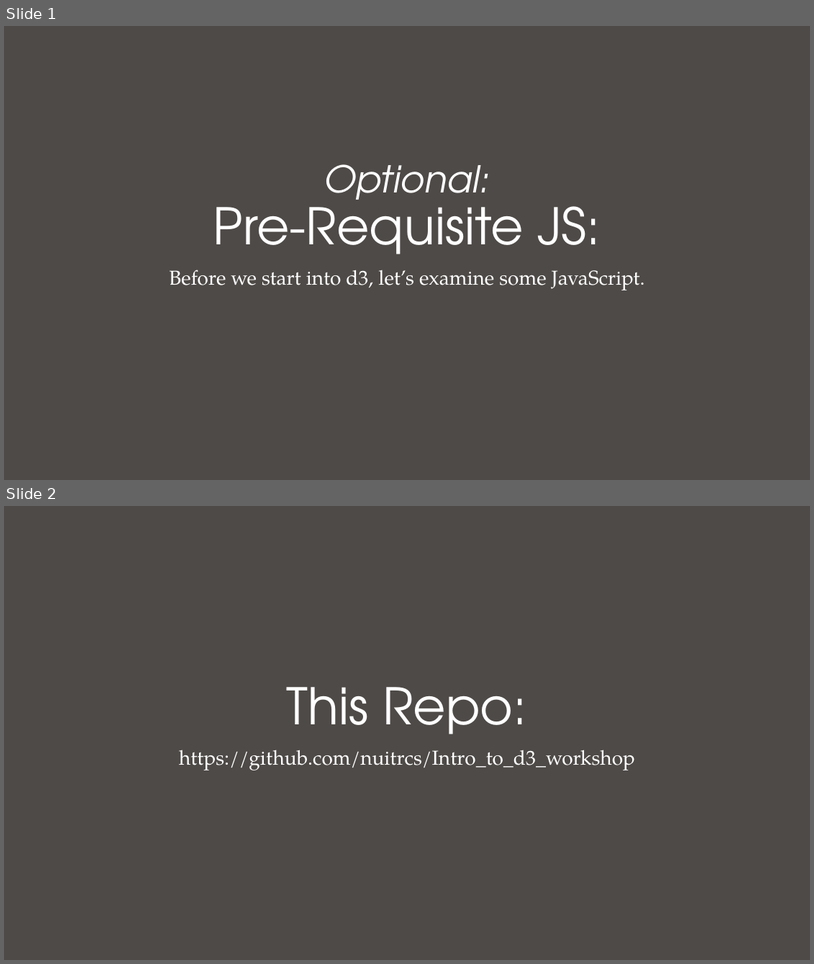
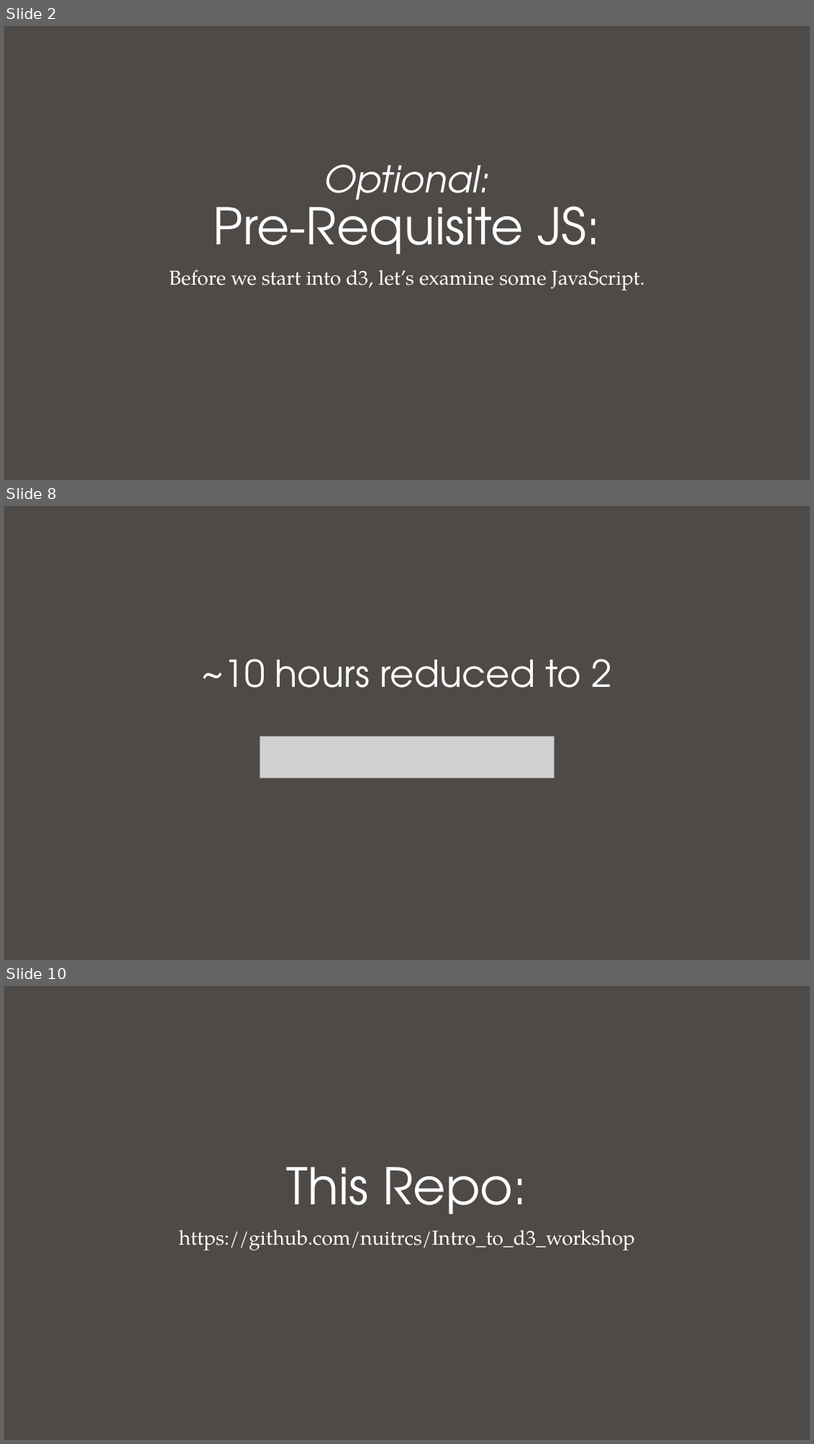
Before and after one commit to nuitrcs/Intro_to_d3_workshop, a slide deck: Introduction to D3.pptx. Shown one above the other, each under a label of ours: slides 1 and 2 before the commit, slides 2, 8 and 10 after it; the slides between them are not shown. The pictures are 814x964 and 814x1444 pixels, drawn with LibreOffice and Linux fonts; fonts in the diff are those of the drawing; grey boxes stand for pictures. Boxes give left, top, right and bottom in pixels: in the first picture for what was removed or moved away, otherwise in the second. Text is boxed around its words. In the diff, an @@ line names an element or a change of style, - is before the commit and + after.

```diff
--- a/Introduction to D3.pptx
+++ b/Introduction to D3.pptx
@@ slide 8 added at [4,506,810,960], background #4E4A47 @@
@@ title added at [201,659,612,687], 44 pt, text #FFFFFF @@
+~10 hours reduced to 2
@@ picture added at [260,736,555,778] @@
@@ what was slide 1 is now slide 2 @@
@@ what was slide 2 is now slide 10 @@
```
Also in this commit, not shown: 6 slides changed, 17 other slides added, 4 other files.
